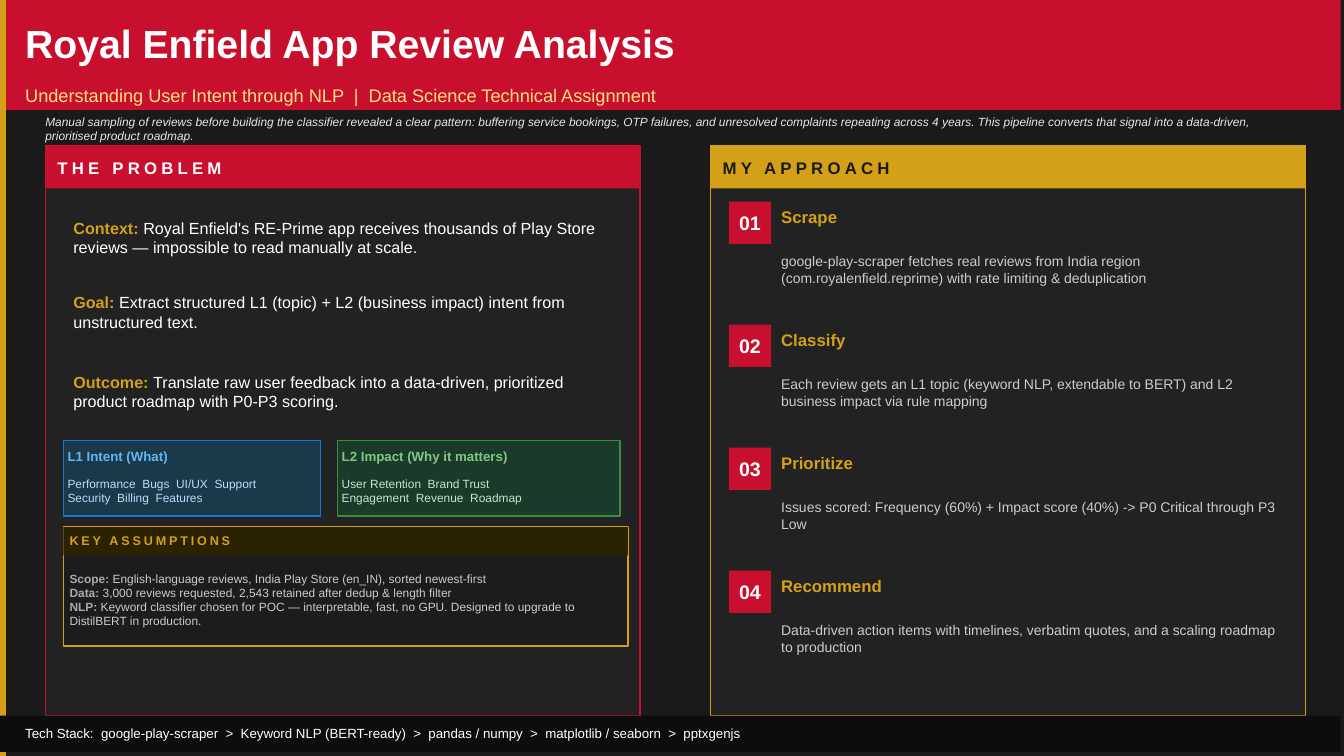
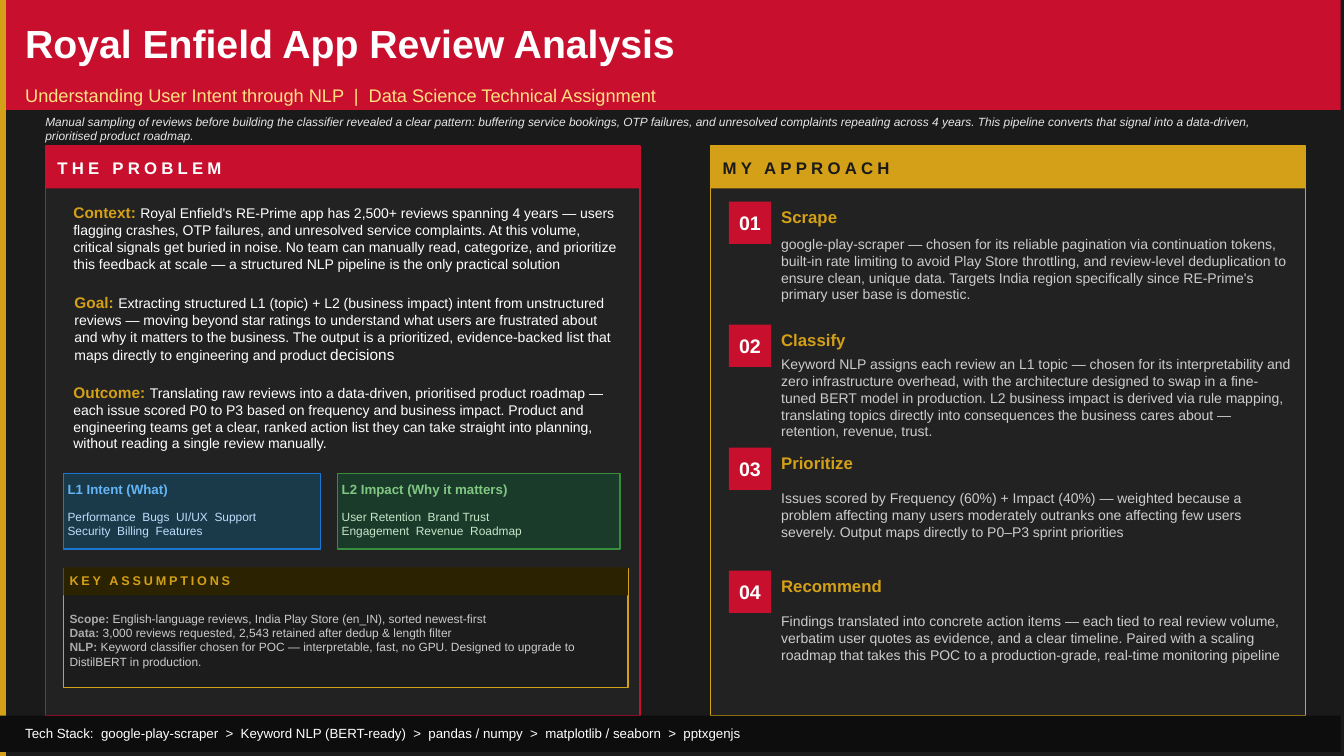
Before and after one commit to Muthukumaran2098/royal-enfield-review-analysis, a slide deck: slide 2 of Royal_Enfield_Review_Analysis/outputs/Royal_Enfield_App_Review_Analysis.pptx (slide 1 before the commit). Drawn at 1344x756 pixels with LibreOffice and Linux fonts; fonts in the diff are those of the drawing. Boxes give left, top, right and bottom in pixels: in the first picture for what was removed or moved away, otherwise in the second. Text is boxed around its words. In the diff, an @@ line names an element or a change of style, - is before the commit and + after.

```diff
--- a/Royal_Enfield_Review_Analysis/outputs/Royal_Enfield_App_Review_Analysis.pptx
+++ b/Royal_Enfield_Review_Analysis/outputs/Royal_Enfield_App_Review_Analysis.pptx
@@ text at (73, 207, 617, 272): text changed; size 11.5 to 10 pt @@
-Context: Royal Enfield's RE-Prime app receives thousands of Play Store reviews — impossible to read manually at scale.
+Context: Royal Enfield's RE-Prime app has 2,500+ reviews spanning 4 years — users flagging crashes, OTP failures, and unresolved service complaints. At this volume, critical signals get buried in noise. No team can manually read, categorize, and prioritize this feedback at scale — a structured NLP pipeline is the only practical solution
@@ text at (781, 239, 1286, 302): text changed @@
-google-play-scraper fetches real reviews from India region (com.royalenfield.reprime) with rate limiting & deduplication
+google-play-scraper — chosen for its reliable pagination via continuation tokens, built-in rate limiting to avoid Play Store throttling, and review-level deduplication to ensure clean, unique data. Targets India region specifically since RE-Prime's primary user base is domestic.
@@ text at (74, 297, 611, 363): text changed; size 11.5 to 10 pt @@
-Goal: Extract structured L1 (topic) + L2 (business impact) intent from unstructured text.
+Goal: Extracting structured L1 (topic) + L2 (business impact) intent from unstructured reviews — moving beyond star ratings to understand what users are frustrated about and why it matters to the business. The output is a prioritized, evidence-backed list that maps directly to engineering and product decisions
@@ text at (781, 359, 1290, 438): text changed @@
-Each review gets an L1 topic (keyword NLP, extendable to BERT) and L2 business impact via rule mapping
+Keyword NLP assigns each review an L1 topic — chosen for its interpretability and zero infrastructure overhead, with the architecture designed to swap in a fine-tuned BERT model in production. L2 business impact is derived via rule mapping, translating topics directly into consequences the business cares about — retention, revenue, trust.
@@ text at (73, 387, 593, 451): text changed; size 11.5 to 10 pt @@
-Outcome: Translate raw user feedback into a data-driven, prioritized product roadmap with P0-P3 scoring.
+Outcome: Translating raw reviews into a data-driven, prioritised product roadmap — each issue scored P0 to P3 based on frequency and business impact. Product and engineering teams get a clear, ranked action list they can take straight into planning, without reading a single review manually.
@@ 4 texts, 2 rectangles: place and size @@
-4 texts, 2 rectangles at (64, 441, 620, 516)
+4 texts, 2 rectangles at (64, 474, 620, 549)
@@ text at (781, 493, 1242, 540): text changed @@
-Issues scored: Frequency (60%) + Impact score (40%) -> P0 Critical through P3 Low
+Issues scored by Frequency (60%) + Impact (40%) — weighted because a problem affecting many users moderately outranks one affecting few users severely. Output maps directly to P0–P3 sprint priorities
@@ 2 texts, 2 rectangles: place and size @@
-2 texts, 2 rectangles at (64, 527, 628, 646)
+2 texts, 2 rectangles at (64, 568, 628, 688)
@@ text at (781, 616, 1280, 663): text changed @@
-Data-driven action items with timelines, verbatim quotes, and a scaling roadmap to production
+Findings translated into concrete action items — each tied to real review volume, verbatim user quotes as evidence, and a clear timeline. Paired with a scaling roadmap that takes this POC to a production-grade, real-time monitoring pipeline
```
Also in this commit, not shown: 1 other slide changed, 1 slide added.
